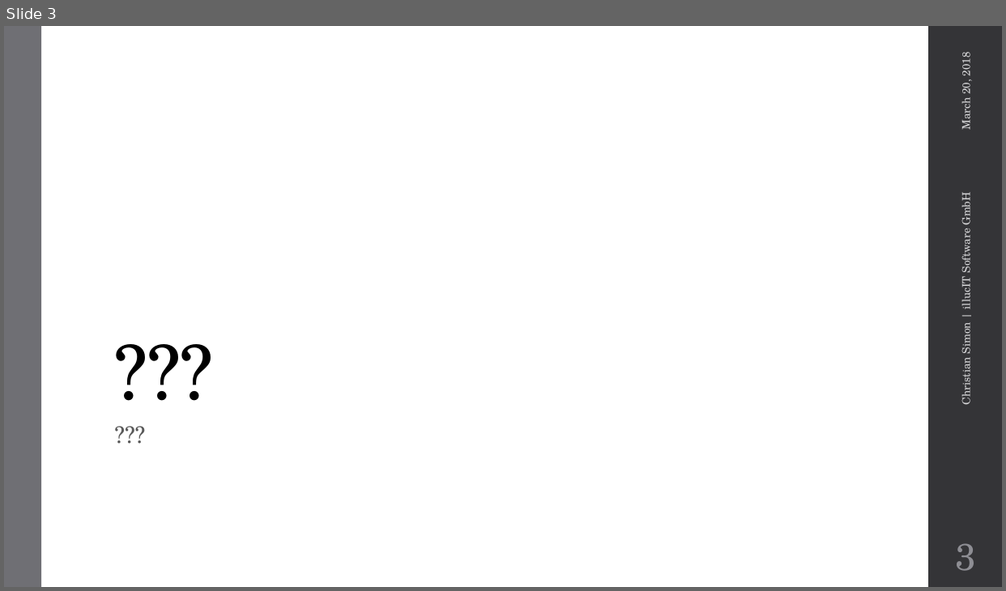
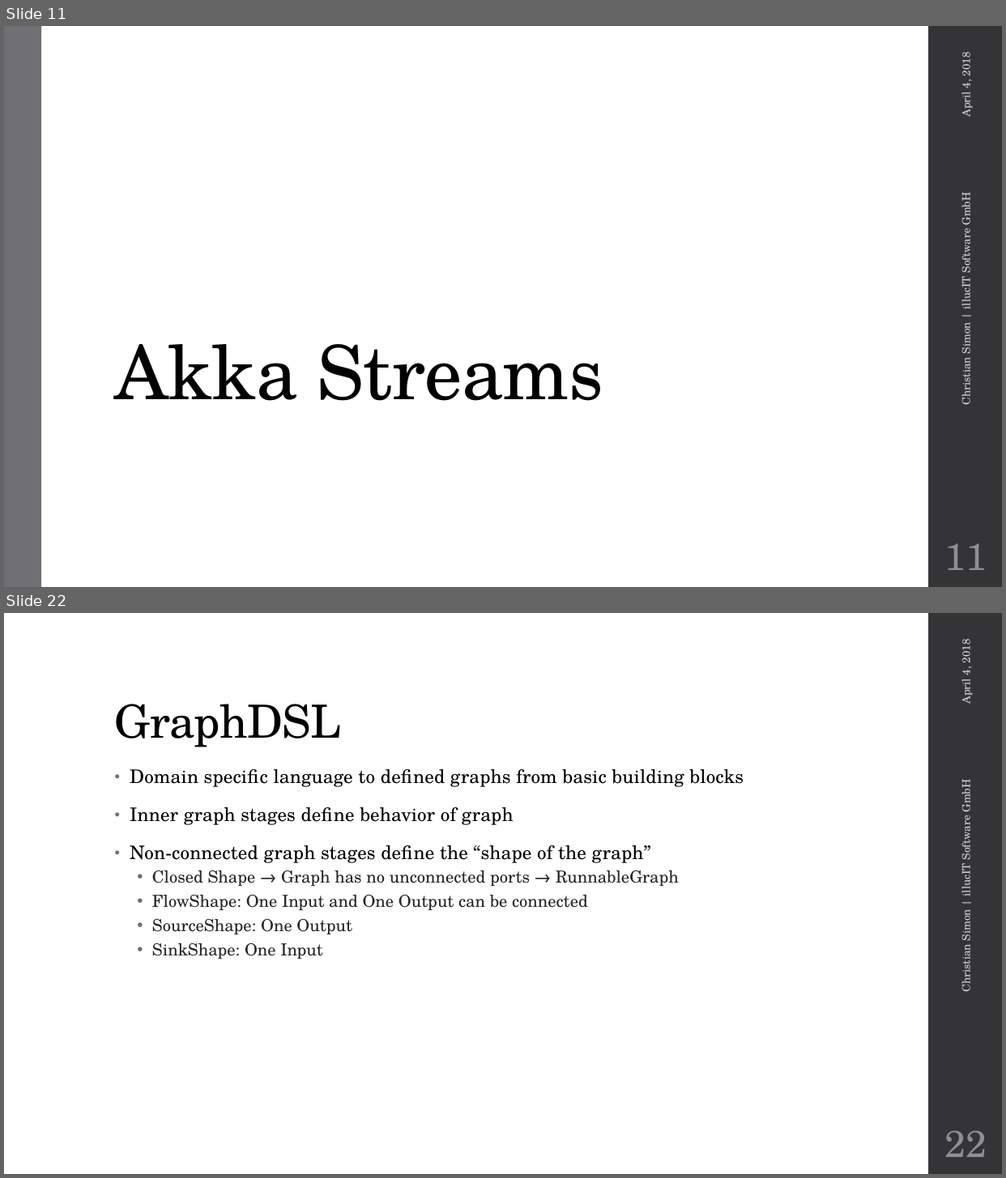
Before and after one commit to metaxmx/IntroductionToAkkaStreams, a slide deck: Introduction to Akka Streams.pptx. Shown one above the other, each under a label of ours: slide 3 before the commit, slides 11 and 22 after it; the slides between them are not shown. The pictures are 1006x591 and 1006x1178 pixels, drawn with LibreOffice and Linux fonts; fonts in the diff are those of the drawing; background and template pictures are left out. Boxes give left, top, right and bottom in pixels: in the first picture for what was removed or moved away, otherwise in the second. Text is boxed around its words. In the diff, an @@ line names an element or a change of style, - is before the commit and + after.

Commit message:
Akka Streams presentation

```diff
--- a/Introduction to Akka Streams.pptx
+++ b/Introduction to Akka Streams.pptx
@@ slide 22 added at (x1=4, y1=613, x2=1002, y2=1174), background #FFFFFF; not listed: 1 template element that a slide beside it also shows @@
@@ text added at (x1=957, y1=641, x2=974, y2=704), 10.5 pt, text #D9D9DB @@
+April 4, 2018
@@ title added at (x1=115, y1=704, x2=342, y2=747), 44 pt, text #000000 @@
+GraphDSL
@@ text added at (x1=130, y1=769, x2=744, y2=959), 18 pt, text #000000 @@
+• Domain specific language to defined graphs from basic building blocks
+• Inner graph stages define behavior of graph
+• Non-connected graph stages define the “shape of the graph”
+  • Closed Shape → Graph has no unconnected ports → RunnableGraph
+  • FlowShape: One Input and One Output can be connected
+  • SourceShape: One Output
+  • SinkShape: One Input
@@ text added at (x1=957, y1=782, x2=974, y2=991), 10.5 pt, text #D9D9DB @@
+Christian Simon | illucIT Software GmbH
@@ page number added at (x1=945, y1=1131, x2=987, y2=1157), 36 pt, text #8E8E94 @@
+22
@@ what was slide 3 is now slide 11 @@
@@ slide 11 changed as well @@
@@ text at (x1=957, y1=54, x2=974, y2=117): text changed @@
-March 20, 2018
+April 4, 2018
@@ title at (x1=115, y1=344, x2=603, y2=401): text changed @@
-???
+Akka Streams
@@ text removed at (x1=108, y1=419, x2=879, y2=557) @@
-???
@@ page number at (x1=945, y1=544, x2=987, y2=570): text changed @@
-3
+11
```
Also in this commit, not shown: 4 other slides changed, 19 other slides added, 13 other files.
